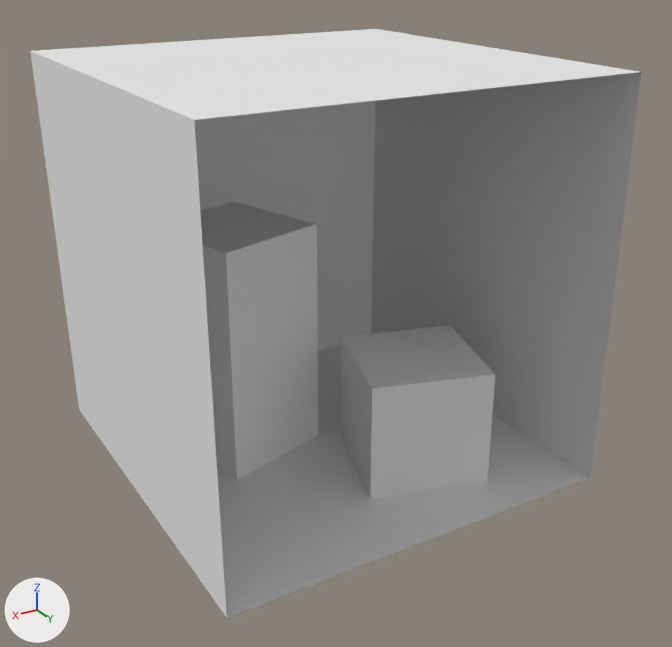
The OBJ model base/res/cornell/cornell_box.obj as it was, and as the next commit left it.
Both versions are drawn from a 50 mm lens placed at (871.0, 766.0, 707.0), pointed at (269.0, -239.0, 204.0). The lights are fixed; the arrows at lower left show +X, +Y and +Z. Where no turn or scale is listed for an object, it has been applied to the vertices.

Objects in the first picture: 'back_wall', 'ceiling', 'floor', 'green_wall', 'red_wall', 'short_block', 'tall_block'.
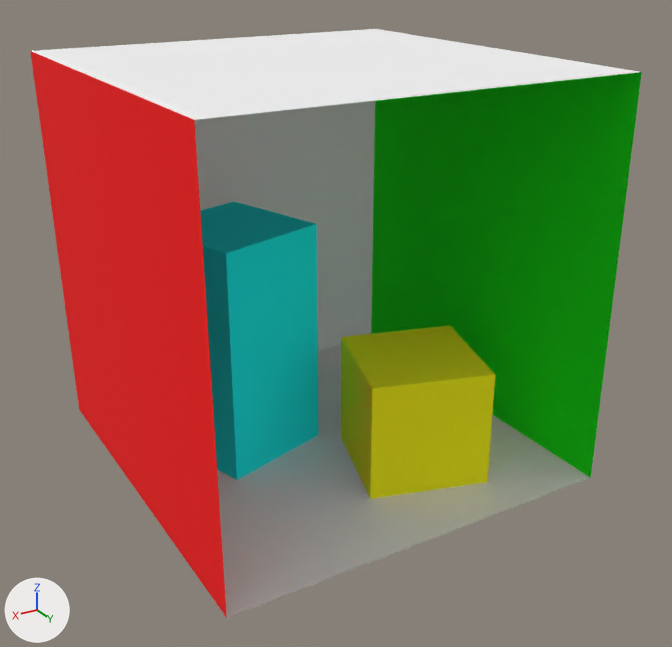
The change, as a diff of the scene's bpy script:
```diff
--- a/base/res/cornell/cornell_box.obj.py
+++ b/base/res/cornell/cornell_box.obj.py
@@ mat_green @@
 mat_green = principled_material('green')
-mat_green.base_color = (0.8, 0.8, 0.8)  # white #e7e7e7
+mat_green.base_color = (0.0, 1.0, 0.0)  # green #00ff00
 mat_green.roughness = 1.0
@@ mat_red @@
 mat_red = principled_material('red')
-mat_red.base_color = (0.8, 0.8, 0.8)  # white #e7e7e7
+mat_red.base_color = (1.0, 0.0, 0.0)  # red #ff0000
 mat_red.roughness = 1.0
@@ mat_yellow @@
 mat_yellow = principled_material('yellow')
-mat_yellow.base_color = (0.8, 0.8, 0.8)  # white #e7e7e7
+mat_yellow.base_color = (1.0, 1.0, 0.0)  # yellow #ffff00
 mat_yellow.roughness = 1.0
@@ mat_lightblue @@
 mat_lightblue = principled_material('lightblue')
-mat_lightblue.base_color = (0.8, 0.8, 0.8)  # white #e7e7e7
+mat_lightblue.base_color = (0.0, 1.0, 1.0)  # cyan #00ffff
 mat_lightblue.roughness = 1.0
```

Where the change shows, as pixel boxes (x1, y1, x2, y2) in the pictures (672 x 647 px):
'green_wall', recoloured (white to green): (371, 72, 642, 478) in both
'red_wall', recoloured (white to red): (30, 51, 227, 618) in both
'tall_block', recoloured (white to cyan): (200, 201, 318, 480) in both
'short_block', recoloured (white to yellow): (341, 325, 495, 499) in both
